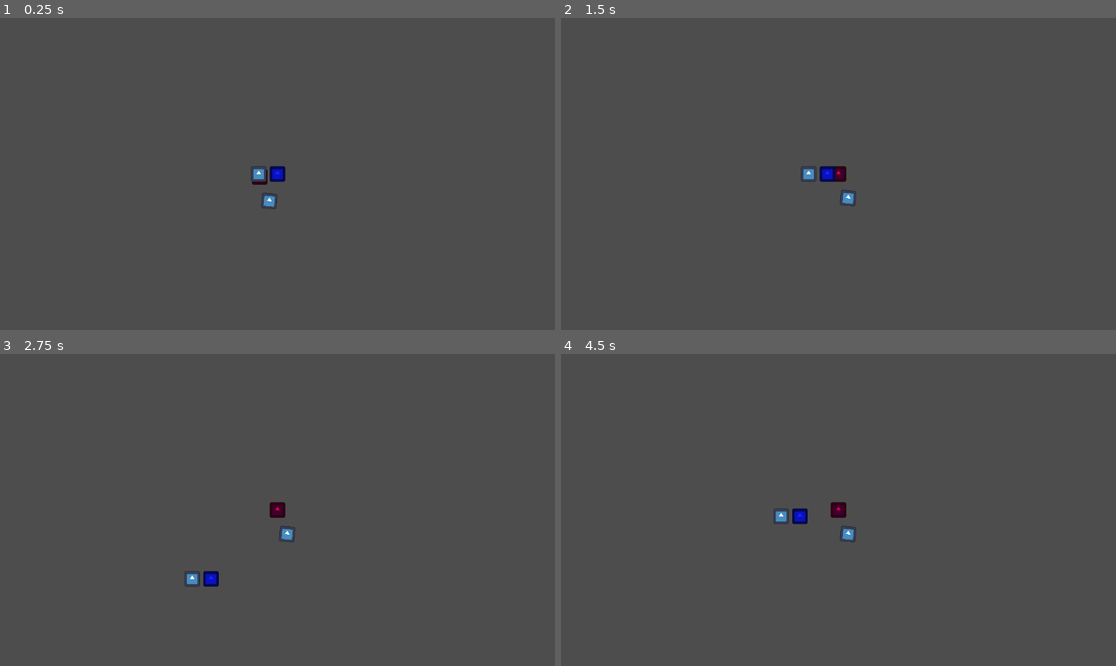
Above: before the commit, frames 1-4 (two rows, left to right).
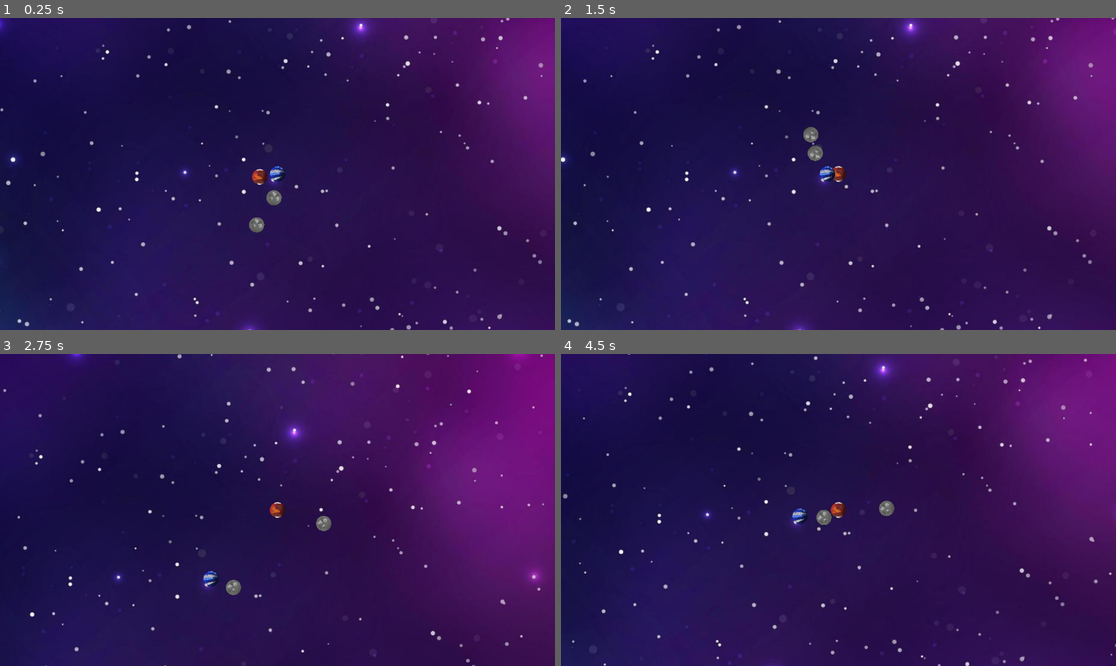
Above: after the commit, the same moments.

Repository: miguelkoro/Godot_Practica_1
Game: Godot game, scene res://main.tscn
Two runs of this game, one before a commit and one after it. Both use one fixed random seed, a clock stepped at 60 frames per second and the inputs below. The engine's default icon, where the game draws it, is replaced by a stand-in: a white triangle on a blue panel in a dark square.
Inputs (mouse positions are in pixels of both pictures, inside the frame that each line leads up to):
- Up to frame 1 (0.25 s): no input
- Up to frame 2 (1.5 s): move the mouse to (960, 158) at 0.52 s; click (960, 158) at 0.67 s; move the mouse to (727, 189) at 1.27 s; click (727, 189) at 1.42 s
- Up to frame 3 (2.75 s): move the mouse to (333, 441) at 2.02 s; click (333, 441) at 2.17 s
- Up to frame 4 (4.5 s): move the mouse to (810, 572) at 2.77 s; click (810, 572) at 2.92 s; move the mouse to (1005, 556) at 3.52 s; click (1005, 556) at 3.67 s; move the mouse to (672, 463) at 4.27 s; click (672, 463) at 4.42 s

The runs differ from the first frame. In frame 1, 100% of the frame differs, in the area x 0-100%, y 0-100%; in frame 2, 100%; in frame 3, 100%; in frame 4, 100%.

Commit message:
Agregadas imagenes nuevas Hecho script de transform

Diff:
--- a/main.gd
+++ b/main.gd
@@ -5,14 +5,17 @@
 @onready var rotator_left: Sprite2D = $rotator_left
 @onready var camera_2d: Camera2D = $Camera2D
 
-@export var dist_r: float = 5
-@export var dist_l: float = 10
-@export var speed_r: float = 10
-@export var speed_l:float = 20
+@export var dist_r: float = 50.0
+@export var dist_l: float = 100.0
+@export var speed_r: float = 2.0
+@export var speed_l:float = 5.0
+
+var angle: float = 0
+const SCALE: float = 0.25
 
 
-func _ready() -> void:
-	var t: Transform2D = Transform2D()
+#func _ready() -> void:
+	#var t: Transform2D = Transform2D()
 
 	#t.x.x=0
 	#t.x.y=2
@@ -33,24 +36,32 @@
 	return get_viewport().get_canvas_transform().affine_inverse() * event_pos
 
 func _process(delta: float) -> void:
-	var t = Transform2D()
+	#var t_left = Transform2D()
+	rotator_left.transform = transform_node(Transform2D(), delta, dist_l, speed_l, left)
+	rotator_right.transform = transform_node(Transform2D(), delta, dist_r, speed_r, right)
 		#Traslation
-	t.origin = left.position+Vector2(20,50)
+	#t.origin += left.position+Vector2(150,150)
+
 	#var t = Transform2D()
 	#t.x *= 2
 	#t.y *= 2
 	#right.transform = t
 	#rotator_left.transform = transform_rotate(delta)
-
-	var rot =+ 5 * delta
+	#speed_r =+ speed_r * delta
 
 
+
+func transform_node(t,delta, dist, speed, node):
+	#Traslation
+	var offset = Vector2(cos(angle), sin(angle)) * dist
+	t.origin = node.position + offset
 	#Rotation
-	t.x.x = cos(rot)
-	t.y.y = cos(rot)
-	t.x.y = sin(rot)
-	t.y.x = -sin(rot)
+	angle += speed * delta
+	t.x.x = cos(angle)
+	t.y.y = cos(angle)
+	t.x.y = sin(angle)
+	t.y.x = -sin(angle)
 	#scale
-	t.x*=0.25
-	t.y*=0.25
-	rotator_left.transform = t
+	t.x*= SCALE
+	t.y*= SCALE
+	return t
--- a/main.tscn
+++ b/main.tscn
@@ -1,31 +1,36 @@
-[gd_scene load_steps=3 format=3 uid="uid://ccxuutr6svyti"]
+[gd_scene load_steps=6 format=3 uid="uid://ccxuutr6svyti"]
 
 [ext_resource type="Script" uid="uid://cv66yu78opeuc" path="res://main.gd" id="1_ig7tw"]
-[ext_resource type="Texture2D" uid="uid://t62qvdhhjjeg" path="res://icon.svg" id="2_0xm2m"]
+[ext_resource type="Texture2D" uid="uid://8sjeodevioj5" path="res://assets/background.jpg" id="2_h2yge"]
+[ext_resource type="Texture2D" uid="uid://dyam67h1exw1o" path="res://assets/Red.png" id="3_lquwl"]
+[ext_resource type="Texture2D" uid="uid://cfj58s6fbmhqy" path="res://assets/Blue.png" id="4_7mycd"]
+[ext_resource type="Texture2D" uid="uid://beepwv3a4hdjd" path="res://assets/Grey.png" id="5_272bh"]
 
 [node name="Main" type="Node2D"]
 script = ExtResource("1_ig7tw")
+
+[node name="Background" type="Sprite2D" parent="."]
+scale = Vector2(1.25, 1.25)
+texture = ExtResource("2_h2yge")
 
 [node name="Camera2D" type="Camera2D" parent="."]
 position = Vector2(39, 0)
 scale = Vector2(0.25, 0.25)
 
 [node name="left" type="Sprite2D" parent="."]
-modulate = Color(0.8680078, 0, 0.23549274, 1)
 position = Vector2(2, 6)
 scale = Vector2(0.25, 0.25)
-texture = ExtResource("2_0xm2m")
+texture = ExtResource("3_lquwl")
 
 [node name="right" type="Sprite2D" parent="."]
-modulate = Color(0.12173932, 0.12846616, 0.9999998, 1)
 position = Vector2(39, 0)
 scale = Vector2(0.25, 0.25)
-texture = ExtResource("2_0xm2m")
+texture = ExtResource("4_7mycd")
 
 [node name="rotator_left" type="Sprite2D" parent="."]
 scale = Vector2(0.25, 0.25)
-texture = ExtResource("2_0xm2m")
+texture = ExtResource("5_272bh")
 
 [node name="rotator_right" type="Sprite2D" parent="."]
 scale = Vector2(0.25, 0.25)
-texture = ExtResource("2_0xm2m")
+texture = ExtResource("5_272bh")
Binary file added: assets/Blue.png
Not shown, added: assets/Blue.png.import
Binary file added: assets/Grey.png
Not shown, added: assets/Grey.png.import
Binary file added: assets/Red.png
Not shown, added: assets/Red.png.import
Binary file added: assets/background.jpg
Not shown, added: assets/background.jpg.import
